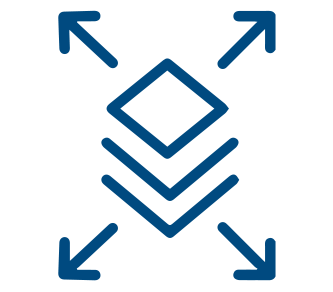
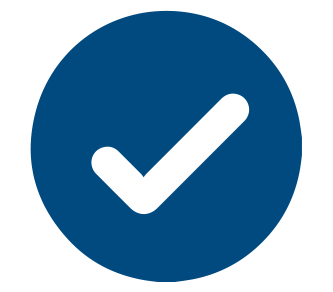
Two versions of the same layered image (w=333, h=292). Layer-by-layer changes:
added layer "Shape 26" above "Shape 25" over [left=30, top=10, right=302, bottom=282]
hid "Shape 25" over [left=58, top=10, right=276, bottom=281]
